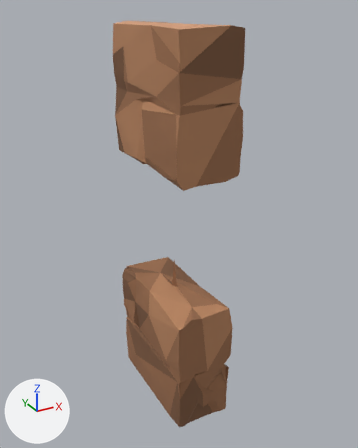
The Blender file art/kit/walls/wall.stone.window/wall.stone.window.blend: old version first, new version second.
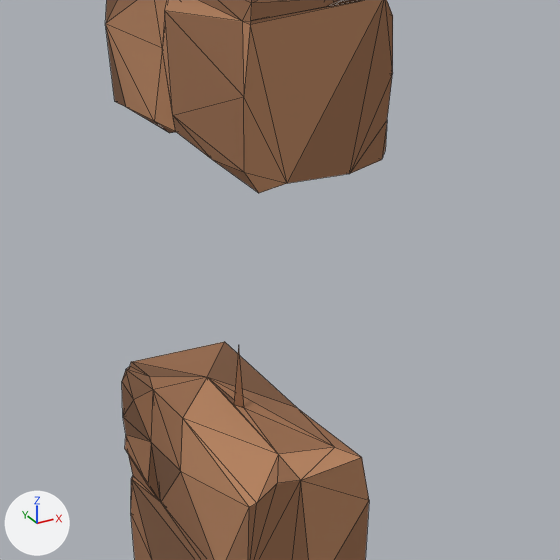
Each version appears first whole from a camera (50 mm lens) standing at (-1.657, -3.101, 3.096) and looking at (0.047, -0.002, 1.547), and next in a close-up on the part from 19% to 89% of the width and 23% to 79% of the height. Arrows for +X, +Y and +Z are at lower left; the lights stay in place. The last two pictures show the newer version. The close-ups show mesh edges as thin lines.

In view in the first close-up: 'window'.
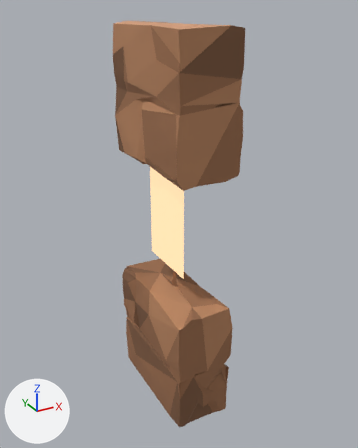
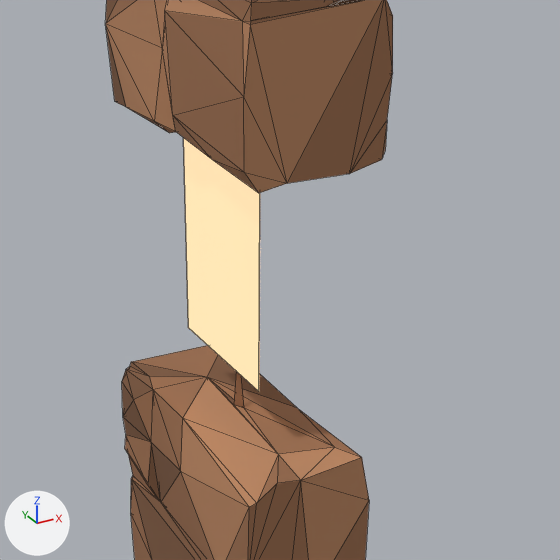
What changed in the scene script:
```text
Add mat_glow:
    mat_glow = principled_material('glow')
    mat_glow.base_color = (0.2, 0.12, 0.06)  # brown #7c6145
    mat_glow.emission_color = (1.0, 0.72, 0.42)  # beige #ffddad
    mat_glow.emission_strength = 1.0
Add me_glow_001:
    me_glow_001.from_pydata([(-0.06, -0.27, 1.22), (-0.06, 0.27, 1.22), (-0.06, 0.27, 2.06), (-0.06, -0.27, 2.06), (-0.062, -0.27, 1.22), (-0.062, 0.27, 1.22), (-0.062, 0.27, 2.06), (-0.062, -0.27, 2.06)], [], [(0, 1, 2, 3), (4, 7, 6, 5)])
    me_glow_001.materials.append(mat_glow)  # brown #7c6145, glowing beige #ffddad
Add ob_glow:
    ob_glow = bpy.data.objects.new('glow', me_glow_001)
    ob_glow.location = (0.0, 0.0, 0.0)
```

Location of each change, [x1, y1, x2, y2] in pixels of the close-ups (560 x 560 px):
'glow', added
    after: [183, 138, 260, 391]
